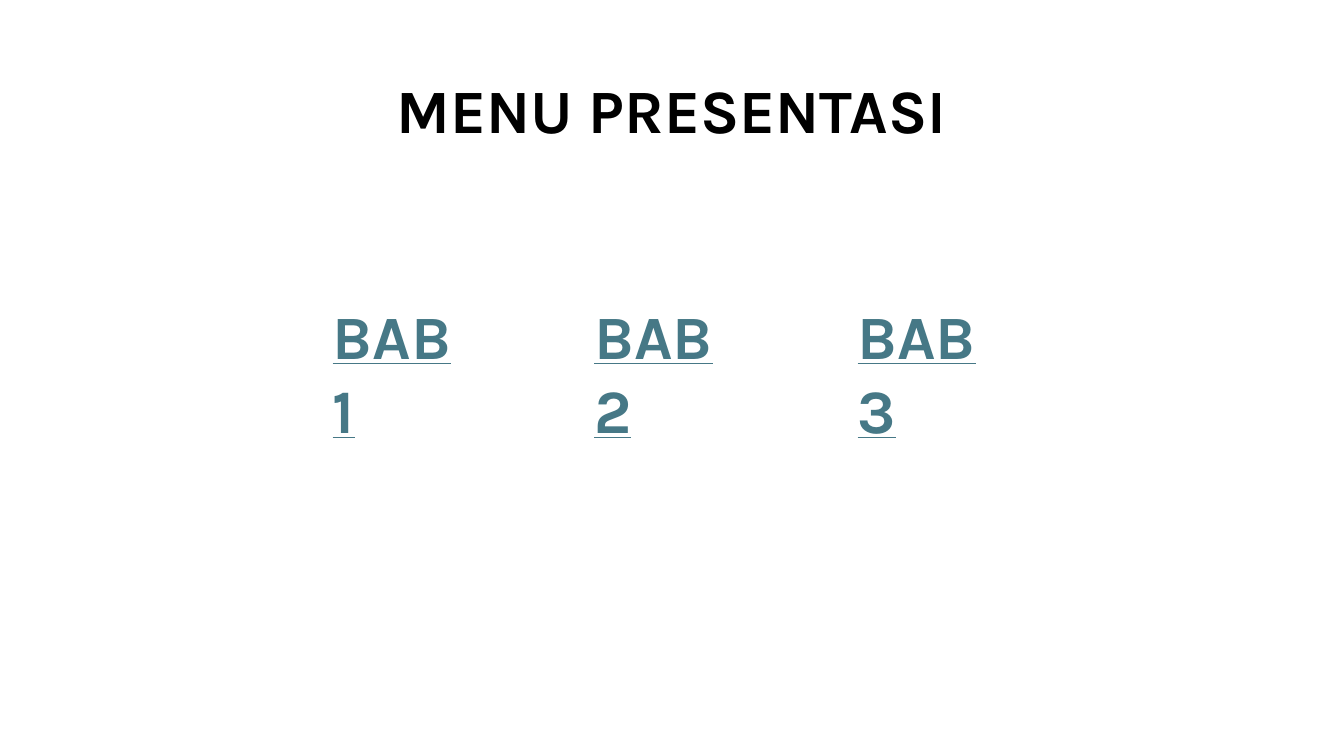
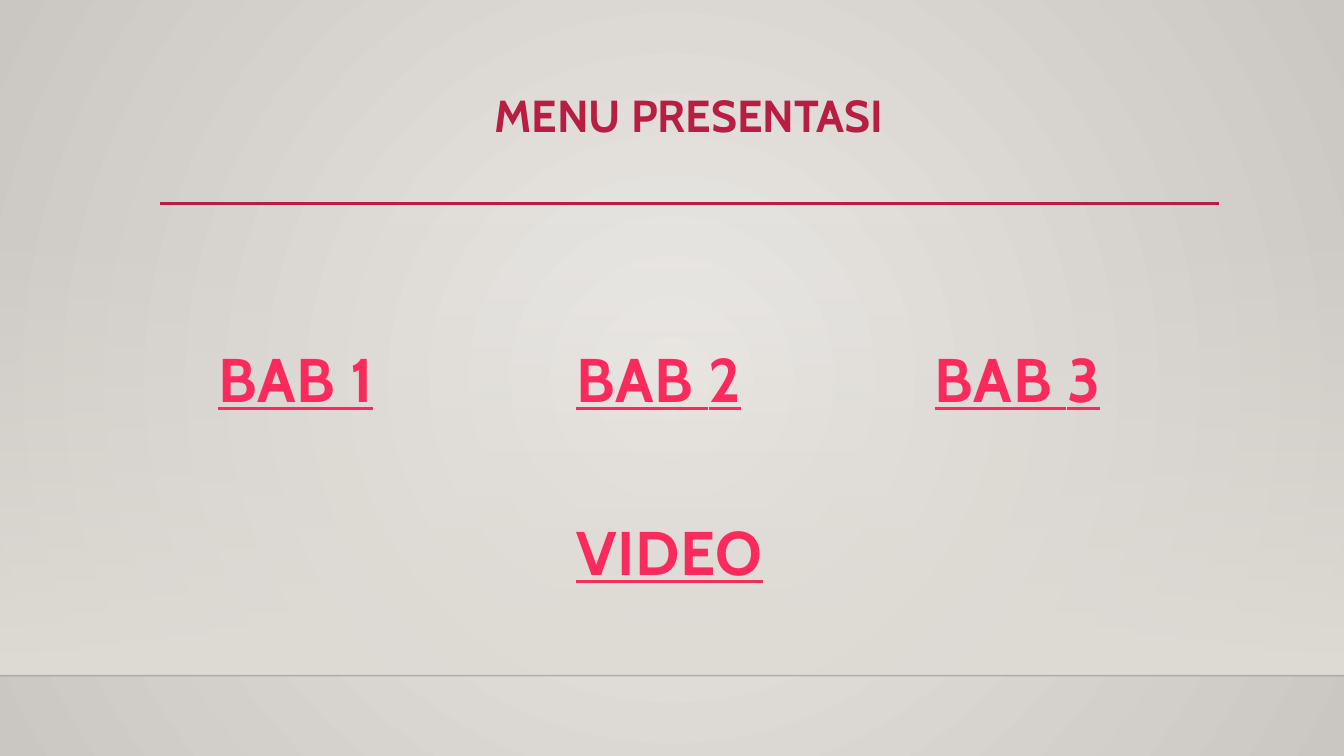
Before and after one commit to onysu/kursus, a slide deck: slide 1 of assets/files/presentasi-interaktif.pptx. Drawn at 1344x756 pixels with LibreOffice and Linux fonts; fonts in the diff are those of the drawing; background and template pictures are left out. Boxes give left, top, right and bottom in pixels: in the first picture for what was removed or moved away, otherwise in the second. Text is boxed around its words. In the diff, an @@ line names an element or a change of style, - is before the commit and + after.

```diff
--- a/assets/files/presentasi-interaktif.pptx
+++ b/assets/files/presentasi-interaktif.pptx
@@ background #FFFFFF to gradient #ECEAE7 to #CAC7C1 @@
@@ title "MENU PRESENTASI": place and size @@
-title "MENU PRESENTASI" at [397,92,946,134]
+title "MENU PRESENTASI" at [495,100,883,133]
@@ title "MENU PRESENTASI" at [495,100,883,133]: size 44 to 32 pt, font Karla to Cabin, text colour #000000 to #B71E42; vertical alignment middle to top @@
@@ line added from (160, 204) to (1220, 204), #B71E42 2.5 pt @@
@@ rectangle added at [0,223,1344,676], fill gradient #DFDBD5 @@
@@ font Karla to Cabin, text colour #467886 to #FA2B5C, letter spacing 0 to 0.5 pt in 3 elements at [576,358,742,410], [935,358,1100,410], [218,359,373,410] @@
@@ text "BAB 1": place and size @@
-text "BAB 1" at [333,319,451,438]
+text "BAB 1" at [218,359,373,410]
@@ text "BAB 2": place and size @@
-text "BAB 2" at [594,319,712,438]
+text "BAB 2" at [576,358,742,410]
@@ text "BAB 3": place and size @@
-text "BAB 3" at [858,319,976,438]
+text "BAB 3" at [935,358,1100,410]
@@ text added at [576,531,762,583], 44 pt, text #FA2B5C, bold, underline @@
+VIDEO
@@ line added from (0, 676) to (1344, 676), #000001 1 pt @@
```
Also in this commit, not shown: 1 other slide changed, 3 slides added, 3 slides removed.
